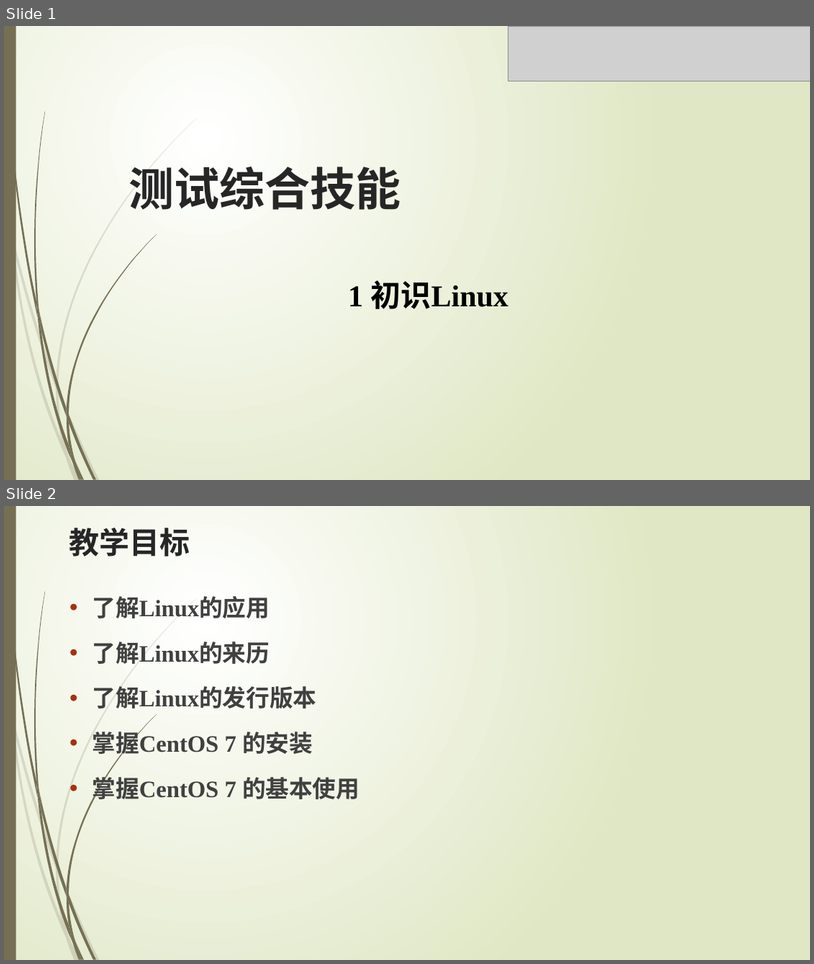
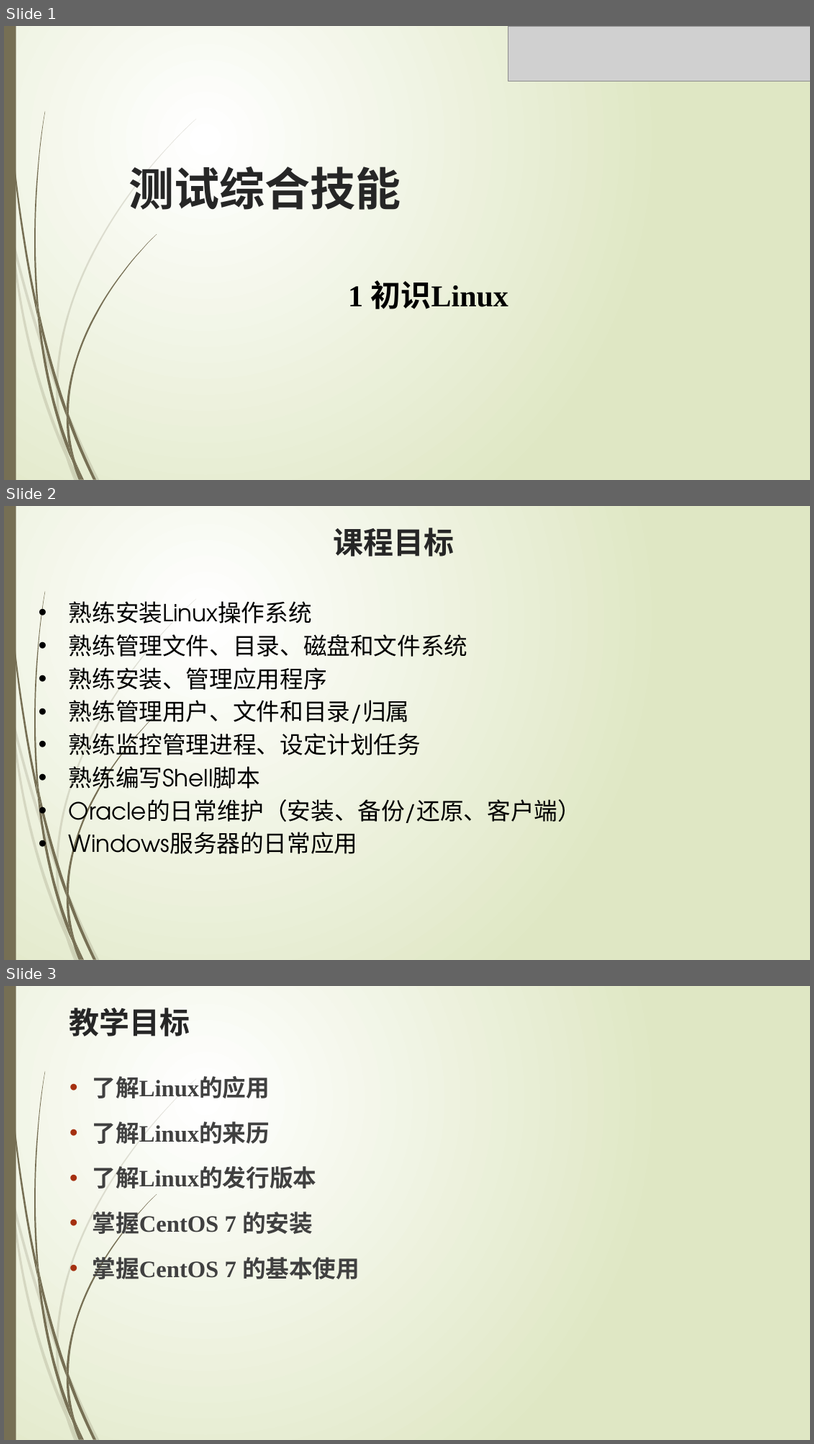
Before and after one commit to edu2act/course-testing-technique, a slide deck: PPT/1 Base of Linux.pptx. Shown one above the other, each under a label of ours: slides 1 and 2 before the commit, slides 1, 2 and 3 after it. The pictures are 814x964 and 814x1444 pixels, drawn with LibreOffice and Linux fonts; fonts in the diff are those of the drawing; grey boxes stand for pictures. Boxes give left, top, right and bottom in pixels: in the first picture for what was removed or moved away, otherwise in the second. Text is boxed around its words. In the diff, an @@ line names an element or a change of style, - is before the commit and + after.

```diff
--- a/PPT/1 Base of Linux.pptx
+++ b/PPT/1 Base of Linux.pptx
@@ slide 2 added at box(4, 506, 810, 960), background gradient #FFFFFF to #DFE8C4; not listed: 23 template elements that a slide beside it also shows @@
@@ title added at box(334, 528, 455, 556), 36 pt, text #262626, bold @@
+课程目标
@@ text added at box(69, 601, 581, 863), 28 pt, text #000000 @@
+• 熟练安装Linux操作系统
+• 熟练管理文件、目录、磁盘和文件系统
+• 熟练安装、管理应用程序
+• 熟练管理用户、文件和目录/归属
+• 熟练监控管理进程、设定计划任务
+• 熟练编写Shell脚本
+• Oracle的日常维护（安装、备份/还原、客户端）
+• Windows服务器的日常应用
@@ what was slide 2 is now slide 3 @@
```
Also in this commit, not shown: 1 slide changed, 14 other files.
